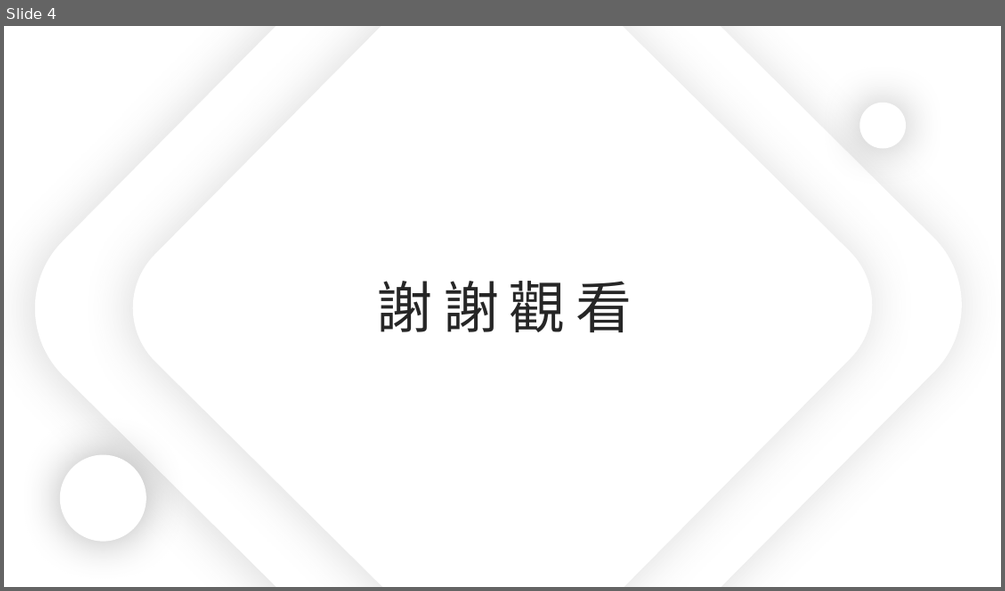
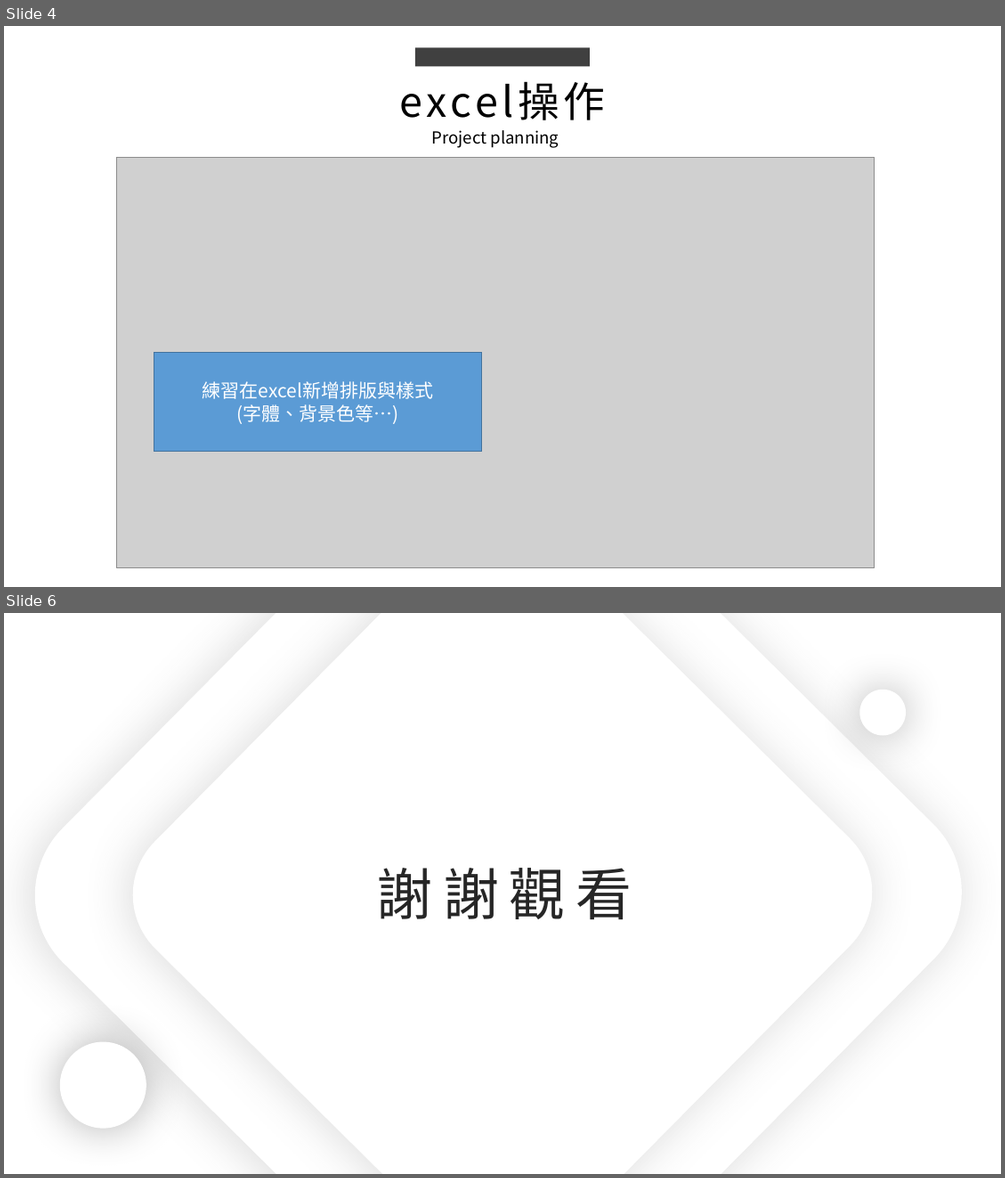
Before and after one commit to king637324/KnowledgeGreenhouseSystem, a slide deck: 工作日報_葉柏漢/2021.11/2021.11.09(加班)_2021.11.10工作日報_葉柏漢.pptx. Shown one above the other, each under a label of ours: slide 4 before the commit, slides 4 and 6 after it; the slides between them are not shown. The pictures are 1005x591 and 1005x1178 pixels, drawn with LibreOffice and Linux fonts; fonts in the diff are those of the drawing; grey boxes stand for pictures. Boxes give left, top, right and bottom in pixels: in the first picture for what was removed or moved away, otherwise in the second. Text is boxed around its words. In the diff, an @@ line names an element or a change of style, - is before the commit and + after.

```diff
--- a/工作日報_葉柏漢/2021.11/2021.11.09(加班)_2021.11.10工作日報_葉柏漢.pptx
+++ b/工作日報_葉柏漢/2021.11/2021.11.09(加班)_2021.11.10工作日報_葉柏漢.pptx
@@ slide 4 added at (4, 26, 1001, 587), background #FFFFFF @@
@@ rectangle added at (415, 47, 590, 66), fill #404040 @@
@@ text added at (318, 71, 890, 129), 40 pt, text #000000 @@
+excel操作
@@ text added at (432, 130, 558, 148), 16 pt, text #000000 @@
+Project planning
@@ picture added at (117, 157, 874, 567) @@
@@ rectangle added at (154, 352, 482, 451), fill #5B9BD5, outline #43739E 1 pt, 18 pt, text #FFFFFF @@
+練習在excel新增排版與樣式
+(字體、背景色等…)
@@ what was slide 4 is now slide 6 @@
```
Also in this commit, not shown: 1 slide changed, 1 other slide added, 3 other files.
